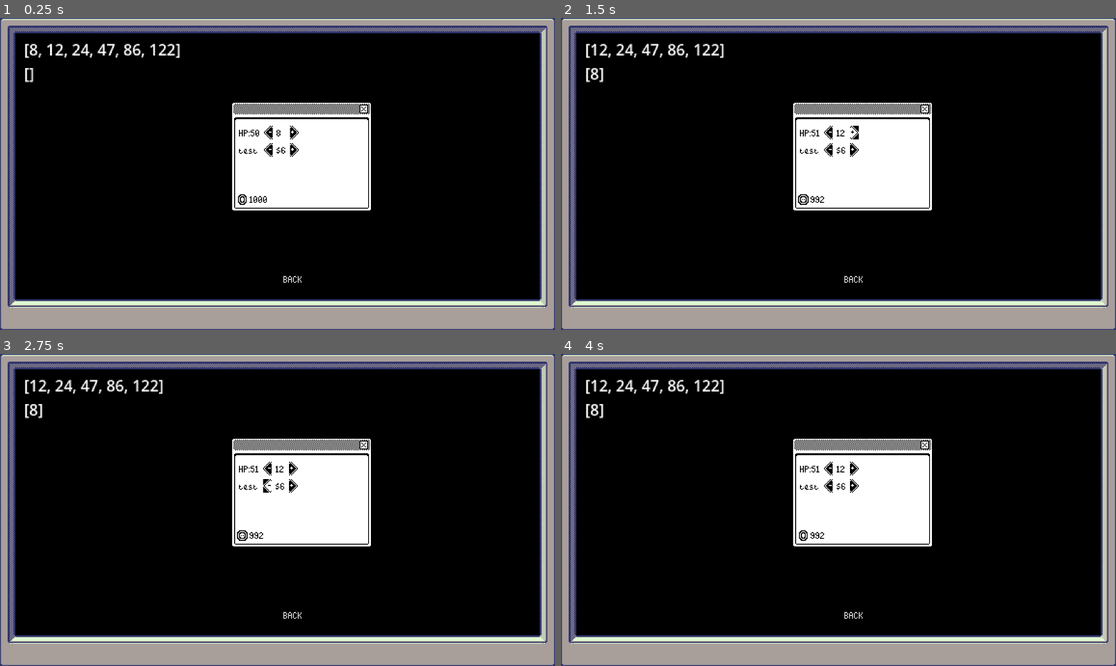
Above: before the commit, frames 1-4 (two rows, left to right).
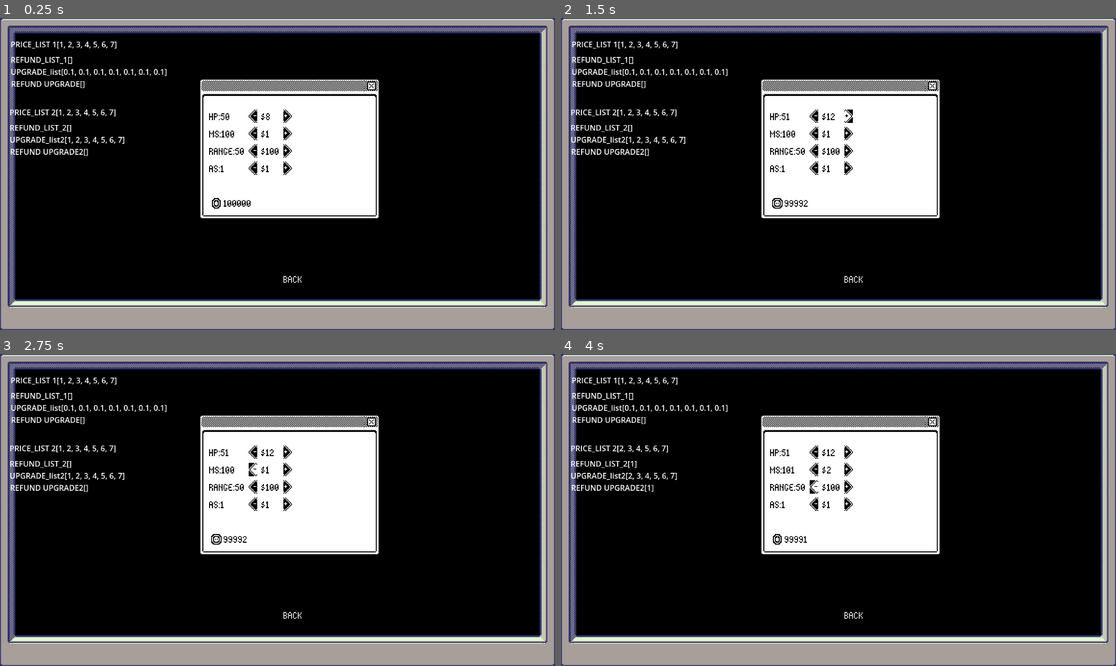
Above: after the commit, the same moments.

Repository: DefineSleep/1bit_bug_destroyer
Game: Godot game, scene res://main menu/upgrade_menu.tscn
Same seed, same stepped clock (60 frames per second), same inputs: the game is played once before the commit and once after it. This scene is started directly instead of the project's main scene.
Inputs (mouse positions are in pixels of both pictures, inside the frame that each line leads up to; where the layout moved, square brackets give the same spot in the first picture):
- Up to frame 1 (0.25 s): no input
- Up to frame 2 (1.5 s): click (816, 114) [827, 133] at 0.5 s; click (849, 114) [855, 133] at 1.25 s
- Up to frame 3 (2.75 s): click (255, 469) [266, 485] at 2 s
- Up to frame 4 (4 s): click (849, 469) [855, 485] at 2.75 s; click (816, 488) at 3.52 s

The runs differ from the first frame. In frame 1, 8.9% of the frame differs, in the area x 1-69%, y 7-65%; in frame 2, 8.9%; in frame 3, 8.9%; in frame 4, 8.9%.

Commit message:
finish upgrade menu

Diff:
--- a/Global.gd
+++ b/Global.gd
@@ -5,7 +5,7 @@
 var player_data : Dictionary = {
 
 	"player_max_hp" : 50,
-	"player_money" : 1000,
+	"player_money" : 100000,
 	"player_movement_speed" : 100,
 	"current_bullet_type" : "res://bullet.tscn",
 	"bullet_damage" : 25,
@@ -29,3 +29,31 @@
 	# ETC
 
 }
+
+# -------------------
+# SKILLS VARIABLES
+# -------------------
+
+# skill 1
+var upgrade_price_list : Array = [8,12,24,47,86,122]
+var refund_list : Array = []
+var upgrade_list : Array = [1,1,1,1,1,1]
+var refund_upgrade : Array = []
+
+# skill 2
+var upgrade_price_list_skill_2 :Array = [1,2,3,4,5,6,7] #TODO BALANCE PATCH
+var refund_list_skill_2 : Array = []
+var upgrade_list_skill_2 : Array = [1,2,3,4,5,6,7]
+var refund_upgrade_skill_2 : Array = []
+
+# skill 3
+var upgrade_price_list_skill_3 : Array = [100,200,300,400,500,600] # TODO BALANCE PATCH
+var refund_list_skill_3 : Array = []
+var upgrade_list_skill_3 : Array = [2,4,8,16,32,64,128]
+var refund_upgrade_skill_3 : Array = []
+
+# SKILL 4
+var upgrade_price_list_skill_4 : Array = [1,2,3,4,5,6,7] # TODO BALANCE PATCH
+var refund_list_skill_4 : Array = []
+var upgrade_list_skill_4 : Array = [0.1,0.1,0.1,0.1,0.1,0.1,0.1]
+var refund_upgrade_skill_4 : Array = []
--- a/main menu/upgrade_menu.gd
+++ b/main menu/upgrade_menu.gd
@@ -1,15 +1,45 @@
 extends Control
+
+
 
 @onready var stat_name: Label = $screen/inside_window/group/upgrades_container/name
 @onready var minus: TextureButton = $screen/inside_window/group/upgrades_container/minus
 @onready var plus: TextureButton = $screen/inside_window/group/upgrades_container/plus
 @onready var price: Label = $screen/inside_window/group/upgrades_container/price
-
-@onready var test_label: Label = $screen/inside_window/group/test_label
-@onready var test_label_2: Label = $screen/inside_window/group/test_label2
-
-
+# -------------------
+@onready var name_2: Label = $screen/inside_window/group/upgrades_container/name2
+@onready var minus_2: TextureButton = $screen/inside_window/group/upgrades_container/minus2
+@onready var price_2: Label = $screen/inside_window/group/upgrades_container/price2
+@onready var plus_2: TextureButton = $screen/inside_window/group/upgrades_container/plus2
+# -------------------
+@onready var name_3: Label = $screen/inside_window/group/upgrades_container/name3
+@onready var minus_3: TextureButton = $screen/inside_window/group/upgrades_container/minus3
+@onready var price_3: Label = $screen/inside_window/group/upgrades_container/price3
+@onready var plus_3: TextureButton = $screen/inside_window/group/upgrades_container/plus3
+# -------------------
+@onready var name_4: Label = $screen/inside_window/group/upgrades_container/name4
+@onready var minus_4: TextureButton = $screen/inside_window/group/upgrades_container/minus4
+@onready var price_4: Label = $screen/inside_window/group/upgrades_container/price4
+@onready var plus_4: TextureButton = $screen/inside_window/group/upgrades_container/plus4
+# -------------------
+@onready var test_label: Label = $CanvasLayer/test_label
+@onready var test_label_2: Label = $CanvasLayer/test_label2
+@onready var test_label_3: Label = $CanvasLayer/test_label3
+@onready var test_label_4: Label = $CanvasLayer/test_label4
+@onready var test_label_5: Label = $CanvasLayer/test_label5
+@onready var test_label_6: Label = $CanvasLayer/test_label6
+@onready var test_label_7: Label = $CanvasLayer/test_label7
+@onready var test_label_8: Label = $CanvasLayer/test_label8
+
+
+
+
+# -------------------
 @onready var player_money_label: Label = $screen/inside_window/group/money_sprite/player_money_label
+# -------------------
+
+
+
 
 # -------------------
 # READY, PROCESS AND PHYSICS
@@ -21,16 +51,28 @@
 
 func _process(delta: float) -> void:
 	# Health
-
+	update_skill_4()
+	update_skill_3()
+	update_skill_2()
 	update_skill_1()
 	player_money_label.text = str(Global.player_data.player_money) # money label
 
 
 
-
 	#TEST
-	test_label.text = str(upgrade_price_list)
-	test_label_2.text = str(refund_list)
+	test_label.text = "PRICE_LIST 1"+str(Global.upgrade_price_list_skill_4)
+	test_label_2.text = "REFUND_LIST_1"+str(Global.refund_list_skill_4)
+	test_label_3.text = "UPGRADE_list" + str(Global.upgrade_list_skill_4)
+	test_label_4.text = "REFUND UPGRADE"+str(Global.refund_upgrade_skill_4)
+
+	test_label_5.text = "PRICE_LIST 2"+str(Global.upgrade_price_list_skill_2)
+	test_label_6.text = "REFUND_LIST_2"+str(Global.refund_list_skill_2)
+	test_label_7.text = "UPGRADE_list2" + str(Global.upgrade_list_skill_2)
+	test_label_8.text = "REFUND UPGRADE2"+str(Global.refund_upgrade_skill_2)
+
+
+func _on_back_button_pressed() -> void:
+	get_tree().change_scene_to_file("res://main menu/main_menu.tscn")
 
 # -------------------
 # all skills
@@ -46,41 +88,44 @@
 # -------------------
 # SKILL ONE  / HEALTH
 # -------------------
-var skill_one_name
-var upgrade_price_list : Array = [8,12,24,47,86,122]
-var refund_list : Array = []
-var upgrade_list : Array = [1,1,1,1,1,1]
+
+
+
 func update_skill_1():
-	skill_one_name = "HP:" + str(Global.player_data.player_max_hp)
-	stat_name.text = skill_one_name
-	if upgrade_price_list.is_empty() == false:
-		price.text = str(upgrade_price_list[0])
+	stat_name.text = "HP:" + str(Global.player_data.player_max_hp)
+	if Global.upgrade_price_list.is_empty() == false:
+		price.text = "$"+str(Global.upgrade_price_list[0])
 	else: price.text = "SOLDOUT"
 
-func skill_pruchase(_skill_price:Array)-> void:
-	if upgrade_price_list.is_empty() == false:
-		Global.player_data.player_max_hp +=1
-		Global.player_data.player_money -= _skill_price[0]
-		refund_list.insert(0,upgrade_price_list[0])
-		_skill_price.remove_at(0)
-	else :
-		printerr("ITS EMPTY")
-
-func skill_refund(_skill_price:Array)->void:
-	if refund_list.is_empty() == false:
-		Global.player_data.player_money += refund_list[0] # put money back into player
-		upgrade_price_list.insert(0,refund_list[0]) # put refund price from refund list to upgrade list
-		refund_list.remove_at(0) # remove 0 index
+func skill_pruchase()-> void:
+	if Global.upgrade_price_list.is_empty() == false:
+		Global.player_data.player_max_hp += Global.upgrade_list[0]
+		Global.player_data.player_money -= Global.upgrade_price_list[0]
+		Global.refund_upgrade.insert(0,Global.upgrade_list[0])
+		Global.refund_list.insert(0,Global.upgrade_price_list[0])
+		Global.upgrade_list.remove_at(0)
+		Global.upgrade_price_list.remove_at(0)
+	else :
+		printerr("ITS EMPTY")
+
+func skill_refund()->void:
+	if Global.refund_list.is_empty() == false:
+		Global.player_data.player_money += Global.refund_list[0] # put money back into player
+		Global.player_data.player_max_hp -= Global.refund_upgrade[0] #remove hp
+		Global.upgrade_list.insert(0, Global.refund_upgrade[0])
+		Global.upgrade_price_list.insert(0,Global.refund_list[0]) # put refund price from refund list to upgrade list
+		Global.refund_list.remove_at(0) # remove 0 index
+		Global.refund_upgrade.remove_at(0)
 	else: print("cant refund")
 # -------------------
 # button presses
 # -------------------
 func _on_minus_pressed() -> void:
-	skill_refund(upgrade_price_list)
+	skill_refund()
 func _on_plus_pressed() -> void:
-	if upgrade_price_list.is_empty() == false :
-		if Global.player_data.player_money >= upgrade_price_list[0]:
-			skill_pruchase(upgrade_price_list)
+	if Global.upgrade_price_list.is_empty() == false :
+		if Global.player_data.player_money >= Global.upgrade_price_list[0]:
+			skill_pruchase()
 		else :
 			plus.disabled = true
 			printerr("NOT ENOUGH MONEY HOE")
@@ -91,24 +136,128 @@
 # -------------------
 # SKILL TWO MOVEMENT SPEED %
 # -------------------
-var skill_2_name
-var upgrade_price_list_skill_2 :Array = [1,2,3,4,5,6,7] #TODO BALANCE PATCH
-var refund_list_skill_2 : Array = []
-var upgrade_list_skill_2 : Array = [1,1,1,1,1,1,1]
+
+# name_2,minus_2,plus_2,price_2
 
 func update_skill_2():
-	pass
+	name_2.text = "MS:"+ str(Global.player_data.player_movement_speed)
+	if Global.upgrade_price_list_skill_2.is_empty() == false:
+		price_2.text = "$"+str(Global.upgrade_price_list_skill_2[0])
+	else: price_2.text = "SOLDOUT"
 
 func skill_2_purchase():
-	pass
+	if Global.upgrade_price_list_skill_2.is_empty() == false:
+		Global.player_data.player_movement_speed += Global.upgrade_list_skill_2[0]
+		Global.player_data.player_money -= Global.upgrade_price_list_skill_2[0]
+		Global.refund_upgrade_skill_2.insert(0,Global.upgrade_list_skill_2[0])
+		Global.refund_list_skill_2.insert(0,Global.upgrade_price_list_skill_2[0])
+		Global.upgrade_list_skill_2.remove_at(0)
+		Global.upgrade_price_list_skill_2.remove_at(0)
+	else :
+		printerr("ITS EMPTY")
 
 func skill_2_refund():
-	pass
+	if Global.refund_list_skill_2.is_empty() == false:
+		Global.player_data.player_money += Global.refund_list_skill_2[0] # put money back into player
+		Global.player_data.player_movement_speed -= Global.refund_upgrade_skill_2[0] #remove hp
+		Global.upgrade_list_skill_2.insert(0, Global.refund_upgrade_skill_2[0])
+		Global.upgrade_price_list_skill_2.insert(0,Global.refund_list_skill_2[0]) # put refund price from refund list to upgrade list
+		Global.refund_list_skill_2.remove_at(0) # remove 0 index
+		Global.refund_upgrade_skill_2.remove_at(0)
+	else: print("cant refund")
+
+# button presses
+func _on_minus_2_pressed() -> void:
+	skill_2_refund()
+
+
+func _on_plus_2_pressed() -> void:
+	skill_2_purchase()
+
 
 # -------------------
 # SKILL THREE RANGE
 # -------------------
-var skill_3_name
-var upgrade_price_list_skill_3 : Array = [1,2,3,4,5,6] # TODO BALANCE PATCH
-var refund_list_skill_3 : Array = []
-var upgrade_list_skill_3
+
+func update_skill_3():
+	name_3.text = "RANGE:"+ str(Global.player_data.player_range)
+	if Global.upgrade_price_list_skill_3.is_empty() == false:
+		price_3.text = "$"+str(Global.upgrade_price_list_skill_3[0])
+	else: price_3.text = "SOLDOUT"
+
+
+func skill_3_purchase():
+	if Global.upgrade_price_list_skill_3.is_empty() == false:
+		Global.player_data.player_range += Global.upgrade_list_skill_3[0]
+		Global.player_data.player_money -= Global.upgrade_price_list_skill_3[0]
+		Global.refund_upgrade_skill_3.insert(0,Global.upgrade_list_skill_3[0])
+		Global.refund_list_skill_3.insert(0,Global.upgrade_price_list_skill_3[0])
+		Global.upgrade_list_skill_3.remove_at(0)
+		Global.upgrade_price_list_skill_3.remove_at(0)
+	else :
+		printerr("ITS EMPTY")
+func skill_3_refund():
+	if Global.refund_list_skill_3.is_empty() == false:
+		Global.player_data.player_money += Global.refund_list_skill_3[0] # put money back into player
+		Global.player_data.player_range-= Global.refund_upgrade_skill_3[0] #remove hp
+		Global.upgrade_list_skill_3.insert(0, Global.refund_upgrade_skill_3[0])
+		Global.upgrade_price_list_skill_3.insert(0,Global.refund_list_skill_3[0]) # put refund price from refund list to upgrade list
+		Global.refund_list_skill_3.remove_at(0) # remove 0 index
+		Global.refund_upgrade_skill_3.remove_at(0)
+	else: print("cant refund")
+
+
+func _on_minus_3_pressed() -> void:
+	skill_3_refund()
+
+
+func _on_plus_3_pressed() -> void:
+	skill_3_purchase()
+
+# -------------------
+# SKILL FOUR  ATTACK SPEED
+# -------------------
+
+func update_skill_4():
+	name_4.text = "AS:"+ str(Global.player_data.attack_speed)
+	if Global.upgrade_price_list_skill_4.is_empty() == false:
+		price_4.text = "$"+str(Global.upgrade_price_list_skill_4[0])
+	else: price_4.text = "SOLDOUT"
+
+func skill_4_purchase():
+	if Global.upgrade_price_list_skill_4.is_empty() == false:
+		Global.player_data.attack_speed -= Global.upgrade_list_skill_4[0]
+		Global.player_data.player_money -= Global.upgrade_price_list_skill_4[0]
+		Global.refund_upgrade_skill_4.insert(0,Global.upgrade_list_skill_4[0])
+		Global.refund_list_skill_4.insert(0,Global.upgrade_price_list_skill_4[0])
+		Global.upgrade_list_skill_4.remove_at(0)
+		Global.upgrade_price_list_skill_4.remove_at(0)
+	else :
+		printerr("ITS EMPTY")
+
+func skill_4_refund():
+	if Global.refund_list_skill_4.is_empty() == false:
+		Global.player_data.player_money += Global.refund_list_skill_4[0] # put money back into player
+		Global.player_data.attack_speed += Global.refund_upgrade_skill_4[0] #remove hp
+		Global.upgrade_list_skill_4.insert(0, Global.refund_upgrade_skill_4[0])
+		Global.upgrade_price_list_skill_4.insert(0,Global.refund_list_skill_4[0]) # put refund price from refund list to upgrade list
+		Global.refund_list_skill_4.remove_at(0) # remove 0 index
+		Global.refund_upgrade_skill_4.remove_at(0)
+	else: print("cant refund")
+
+func _on_minus_4_pressed() -> void:
+	skill_4_refund()
+
+
+func _on_plus_4_pressed() -> void:
+	skill_4_purchase()
+
+
+# -------------------
+# SKILL FIVE BULLET SPEED
+# -------------------
+
+
+# -------------------
+# CHANGE BULLET TYPE
+# -------------------
--- a/main menu/upgrade_menu.tscn
+++ b/main menu/upgrade_menu.tscn
@@ -131,12 +131,14 @@
 anchors_preset = -1
 anchor_left = 0.413
 anchor_top = 0.261
-anchor_right = 0.677
-anchor_bottom = 0.667
-offset_left = -0.0849762
-offset_top = -0.036026
-offset_right = 0.0350647
-offset_bottom = -0.0921021
+anchor_right = 0.752229
+anchor_bottom = 0.782942
+offset_left = -33.0849
+offset_top = -24.036
+offset_right = -32.9649
+offset_bottom = -24.0921
+grow_horizontal = 2
+grow_vertical = 2
 texture = ExtResource("2_w45nh")
 region_rect = Rect2(369, 481, 60, 95)
 patch_margin_left = 5
@@ -145,7 +147,6 @@
 patch_margin_bottom = 5
 axis_stretch_horizontal = 1
 axis_stretch_vertical = 1
-metadata/_edit_use_anchors_ = true
 
 [node name="group" type="Control" parent="screen/inside_window"]
 layout_mode = 1
@@ -215,30 +216,56 @@
 texture_pressed = SubResource("AtlasTexture_lk1gl")
 texture_hover = SubResource("AtlasTexture_udbg8")
 
-[node name="test_label" type="Label" parent="screen/inside_window/group"]
-layout_mode = 1
-anchors_preset = -1
-anchor_right = 0.313
-anchor_bottom = 0.3
-offset_left = -223.0
-offset_top = -91.0
-offset_right = -223.064
-offset_bottom = -92.0
-text = "TEST"
-
-[node name="test_label2" type="Label" parent="screen/inside_window/group"]
-layout_mode = 1
-anchors_preset = -1
-anchor_right = 0.313
-anchor_bottom = 0.3
-offset_left = -223.0
-offset_top = -66.0
-offset_right = -223.064
-offset_bottom = -67.0
-text = "TEST"
+[node name="name3" type="Label" parent="screen/inside_window/group/upgrades_container"]
+layout_mode = 2
+theme_override_colors/font_color = Color(0, 0, 0, 1)
+theme_override_fonts/font = ExtResource("3_k5s0e")
+text = "test"
+
+[node name="minus3" type="TextureButton" parent="screen/inside_window/group/upgrades_container"]
+layout_mode = 2
+texture_normal = SubResource("AtlasTexture_c4khi")
+texture_pressed = SubResource("AtlasTexture_lsujh")
+texture_hover = SubResource("AtlasTexture_v84g5")
+
+[node name="price3" type="Label" parent="screen/inside_window/group/upgrades_container"]
+layout_mode = 2
+theme_override_colors/font_color = Color(0, 0, 0, 1)
+theme_override_fonts/font = ExtResource("3_k5s0e")
+text = "$6"
+
+[node name="plus3" type="TextureButton" parent="screen/inside_window/group/upgrades_container"]
+layout_mode = 2
+texture_normal = SubResource("AtlasTexture_be3n2")
+texture_pressed = SubResource("AtlasTexture_lk1gl")
+texture_hover = SubResource("AtlasTexture_udbg8")
+
+[node name="name4" type="Label" parent="screen/inside_window/group/upgrades_container"]
+layout_mode = 2
+theme_override_colors/font_color = Color(0, 0, 0, 1)
+theme_override_fonts/font = ExtResource("3_k5s0e")
+text = "test"
+
+[node name="minus4" type="TextureButton" parent="screen/inside_window/group/upgrades_container"]
+layout_mode = 2
+texture_normal = SubResource("AtlasTexture_c4khi")
+texture_pressed = SubResource("AtlasTexture_lsujh")
+texture_hover = SubResource("AtlasTexture_v84g5")
+
+[node name="price4" type="Label" parent="screen/inside_window/group/upgrades_container"]
+layout_mode = 2
+theme_override_colors/font_color = Color(0, 0, 0, 1)
+theme_override_fonts/font = ExtResource("3_k5s0e")
+text = "$6"
+
+[node name="plus4" type="TextureButton" parent="screen/inside_window/group/upgrades_container"]
+layout_mode = 2
+texture_normal = SubResource("AtlasTexture_be3n2")
+texture_pressed = SubResource("AtlasTexture_lk1gl")
+texture_hover = SubResource("AtlasTexture_udbg8")
 
 [node name="money_sprite" type="AnimatedSprite2D" parent="screen/inside_window/group"]
-position = Vector2(3.00005, 76)
+position = Vector2(7.00694, 97.1428)
 sprite_frames = SubResource("SpriteFrames_brd40")
 autoplay = "default"
 
@@ -271,5 +298,94 @@
 axis_stretch_horizontal = 1
 axis_stretch_vertical = 1
 
+[node name="CanvasLayer" type="CanvasLayer" parent="."]
+
+[node name="test_label" type="Label" parent="CanvasLayer"]
+anchors_preset = -1
+anchor_right = 0.313
+anchor_bottom = 0.3
+offset_left = 22.0
+offset_top = 43.0
+offset_right = 21.936
+offset_bottom = 42.0
+text = "TEST"
+
+[node name="test_label2" type="Label" parent="CanvasLayer"]
+anchors_preset = -1
+anchor_right = 0.313
+anchor_bottom = 0.3
+offset_left = 22.0
+offset_top = 75.0
+offset_right = 21.936
+offset_bottom = 74.0
+text = "TEST"
+
+[node name="test_label3" type="Label" parent="CanvasLayer"]
+anchors_preset = -1
+anchor_right = 0.313
+anchor_bottom = 0.3
+offset_left = 22.0
+offset_top = 100.0
+offset_right = 21.936
+offset_bottom = 99.0
+text = "TEST"
+
+[node name="test_label4" type="Label" parent="CanvasLayer"]
+anchors_preset = -1
+anchor_right = 0.313
+anchor_bottom = 0.3
+offset_left = 23.0
+offset_top = 125.0
+offset_right = 22.936
+offset_bottom = 124.0
+text = "TEST"
+
+[node name="test_label5" type="Label" parent="CanvasLayer"]
+anchors_preset = -1
+anchor_right = 0.313
+anchor_bottom = 0.3
+offset_left = 20.0
+offset_top = 184.0
+offset_right = 19.936
+offset_bottom = 183.0
+text = "TEST"
+
+[node name="test_label6" type="Label" parent="CanvasLayer"]
+anchors_preset = -1
+anchor_right = 0.313
+anchor_bottom = 0.3
+offset_left = 20.0
+offset_top = 216.0
+offset_right = 19.936
+offset_bottom = 215.0
+text = "TEST"
+
+[node name="test_label7" type="Label" parent="CanvasLayer"]
+anchors_preset = -1
+anchor_right = 0.313
+anchor_bottom = 0.3
+offset_left = 20.0
+offset_top = 241.0
+offset_right = 19.936
+offset_bottom = 240.0
+text = "TEST"
+
+[node name="test_label8" type="Label" parent="CanvasLayer"]
+anchors_preset = -1
+anchor_right = 0.313
+anchor_bottom = 0.3
+offset_left = 21.0
+offset_top = 266.0
+offset_right = 20.936
+offset_bottom = 265.0
+text = "TEST"
+
+[connection signal="pressed" from="screen/back_button" to="." method="_on_back_button_pressed"]
 [connection signal="pressed" from="screen/inside_window/group/upgrades_container/minus" to="." method="_on_minus_pressed"]
 [connection signal="pressed" from="screen/inside_window/group/upgrades_container/plus" to="." method="_on_plus_pressed"]
+[connection signal="pressed" from="screen/inside_window/group/upgrades_container/minus2" to="." method="_on_minus_2_pressed"]
+[connection signal="pressed" from="screen/inside_window/group/upgrades_container/plus2" to="." method="_on_plus_2_pressed"]
+[connection signal="pressed" from="screen/inside_window/group/upgrades_container/minus3" to="." method="_on_minus_3_pressed"]
+[connection signal="pressed" from="screen/inside_window/group/upgrades_container/plus3" to="." method="_on_plus_3_pressed"]
+[connection signal="pressed" from="screen/inside_window/group/upgrades_container/minus4" to="." method="_on_minus_4_pressed"]
+[connection signal="pressed" from="screen/inside_window/group/upgrades_container/plus4" to="." method="_on_plus_4_pressed"]
Binary file added: ASSETS/Sprites_All_Darkmode.png
Not shown, added: ASSETS/Sprites_All_Darkmode.png.import
Not shown, added: export_presets.cfg
